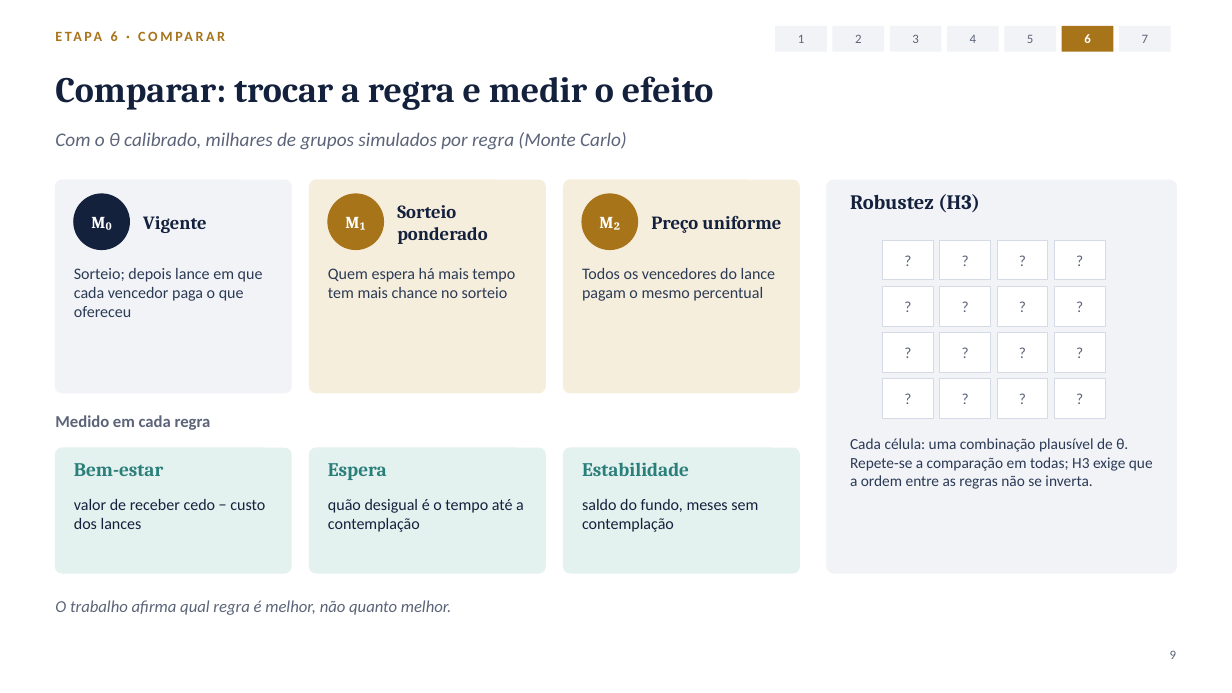
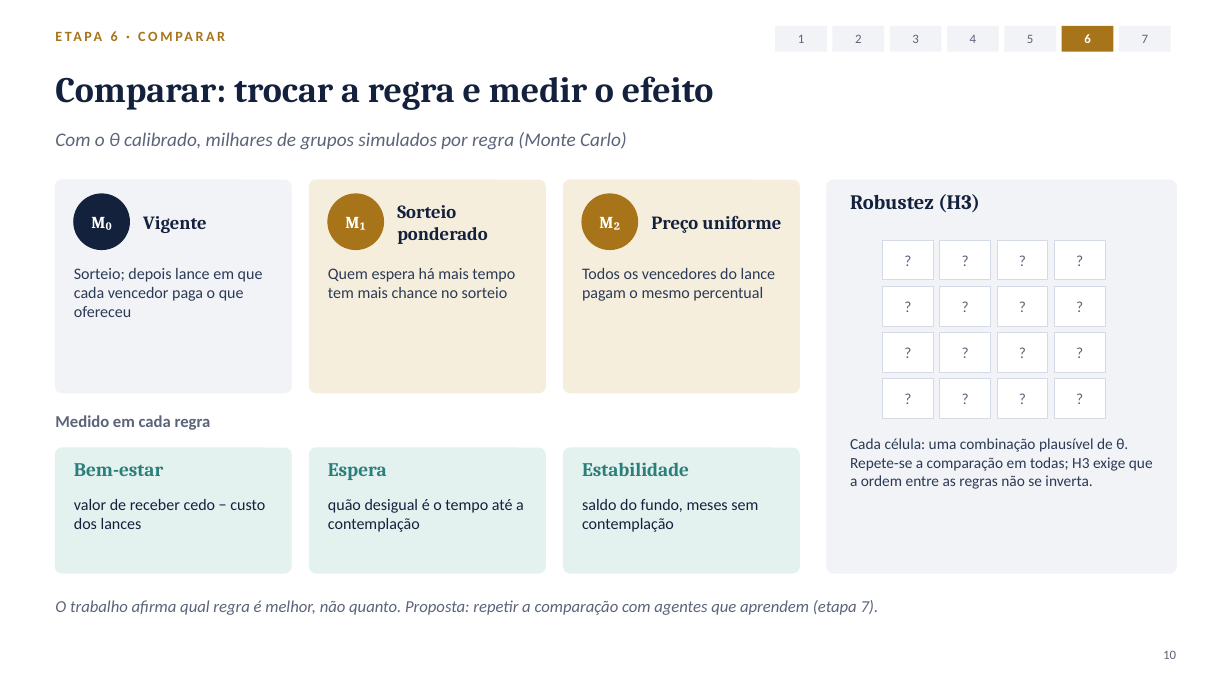
Before and after one commit to antonioffassini/tcc-consorcio, a slide deck: slide 10 of docs/apresentacao-metodologia.pptx (slide 9 before the commit). Drawn at 1232x693 pixels with LibreOffice and Linux fonts; fonts in the diff are those of the drawing. Boxes give left, top, right and bottom in pixels: in the first picture for what was removed or moved away, otherwise in the second. Text is boxed around its words. In the diff, an @@ line names an element or a change of style, - is before the commit and + after.

```diff
--- a/docs/apresentacao-metodologia.pptx
+++ b/docs/apresentacao-metodologia.pptx
@@ text at box(55, 600, 879, 615): text changed @@
-O trabalho afirma qual regra é melhor, não quanto melhor.
+O trabalho afirma qual regra é melhor, não quanto. Proposta: repetir a comparação com agentes que aprendem (etapa 7).
@@ text at box(1163, 650, 1176, 659): text changed @@
-9
+10
```
Also in this commit, not shown: 11 other slides changed, 2 slides added, 1 slide removed, 21 other files.
